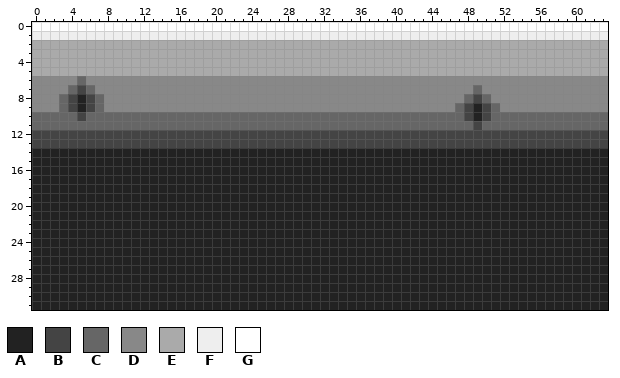
File history of a pixel-art file, sprites/aesprite/ScrollerOutline.ase. The first picture shows the starting point.
64x32 pixels, 1 frame.
Palette (. is transparent): A #222222  B #444444  C #666666  D #888888  E #aaaaaa  F #eeeeee  G #ffffff
Pixels before, first column x 0:
 0 GGGGGGGGGGGGGGGGGGGGGGGGGGGGGGGGGGGGGGGGGGGGGGGGGGGGGGGGGGGGGGGG
 1 FFFFFFFFFFFFFFFFFFFFFFFFFFFFFFFFFFFFFFFFFFFFFFFFFFFFFFFFFFFFFFFF
 2 EEEEEEEEEEEEEEEEEEEEEEEEEEEEEEEEEEEEEEEEEEEEEEEEEEEEEEEEEEEEEEEE
 3 EEEEEEEEEEEEEEEEEEEEEEEEEEEEEEEEEEEEEEEEEEEEEEEEEEEEEEEEEEEEEEEE
 4 EEEEEEEEEEEEEEEEEEEEEEEEEEEEEEEEEEEEEEEEEEEEEEEEEEEEEEEEEEEEEEEE
 5 EEEEEEEEEEEEEEEEEEEEEEEEEEEEEEEEEEEEEEEEEEEEEEEEEEEEEEEEEEEEEEEE
 6 DDDDDCDDDDDDDDDDDDDDDDDDDDDDDDDDDDDDDDDDDDDDDDDDDDDDDDDDDDDDDDDD
 7 DDDDCBCDDDDDDDDDDDDDDDDDDDDDDDDDDDDDDDDDDDDDDDDDDCDDDDDDDDDDDDDD
 8 DDDCBABCDDDDDDDDDDDDDDDDDDDDDDDDDDDDDDDDDDDDDDDDCBCDDDDDDDDDDDDD
 9 DDDCBABCDDDDDDDDDDDDDDDDDDDDDDDDDDDDDDDDDDDDDDDCBABCDDDDDDDDDDDD
10 CCCCCBCCCCCCCCCCCCCCCCCCCCCCCCCCCCCCCCCCCCCCCCCCBABCCCCCCCCCCCCC
11 CCCCCCCCCCCCCCCCCCCCCCCCCCCCCCCCCCCCCCCCCCCCCCCCCBCCCCCCCCCCCCCC
12 BBBBBBBBBBBBBBBBBBBBBBBBBBBBBBBBBBBBBBBBBBBBBBBBBBBBBBBBBBBBBBBB
13 BBBBBBBBBBBBBBBBBBBBBBBBBBBBBBBBBBBBBBBBBBBBBBBBBBBBBBBBBBBBBBBB
14 AAAAAAAAAAAAAAAAAAAAAAAAAAAAAAAAAAAAAAAAAAAAAAAAAAAAAAAAAAAAAAAA
15 AAAAAAAAAAAAAAAAAAAAAAAAAAAAAAAAAAAAAAAAAAAAAAAAAAAAAAAAAAAAAAAA
16 AAAAAAAAAAAAAAAAAAAAAAAAAAAAAAAAAAAAAAAAAAAAAAAAAAAAAAAAAAAAAAAA
17 AAAAAAAAAAAAAAAAAAAAAAAAAAAAAAAAAAAAAAAAAAAAAAAAAAAAAAAAAAAAAAAA
18 AAAAAAAAAAAAAAAAAAAAAAAAAAAAAAAAAAAAAAAAAAAAAAAAAAAAAAAAAAAAAAAA
19 AAAAAAAAAAAAAAAAAAAAAAAAAAAAAAAAAAAAAAAAAAAAAAAAAAAAAAAAAAAAAAAA
20 AAAAAAAAAAAAAAAAAAAAAAAAAAAAAAAAAAAAAAAAAAAAAAAAAAAAAAAAAAAAAAAA
21 AAAAAAAAAAAAAAAAAAAAAAAAAAAAAAAAAAAAAAAAAAAAAAAAAAAAAAAAAAAAAAAA
22 AAAAAAAAAAAAAAAAAAAAAAAAAAAAAAAAAAAAAAAAAAAAAAAAAAAAAAAAAAAAAAAA
23 AAAAAAAAAAAAAAAAAAAAAAAAAAAAAAAAAAAAAAAAAAAAAAAAAAAAAAAAAAAAAAAA
24 AAAAAAAAAAAAAAAAAAAAAAAAAAAAAAAAAAAAAAAAAAAAAAAAAAAAAAAAAAAAAAAA
25 AAAAAAAAAAAAAAAAAAAAAAAAAAAAAAAAAAAAAAAAAAAAAAAAAAAAAAAAAAAAAAAA
26 AAAAAAAAAAAAAAAAAAAAAAAAAAAAAAAAAAAAAAAAAAAAAAAAAAAAAAAAAAAAAAAA
27 AAAAAAAAAAAAAAAAAAAAAAAAAAAAAAAAAAAAAAAAAAAAAAAAAAAAAAAAAAAAAAAA
28 AAAAAAAAAAAAAAAAAAAAAAAAAAAAAAAAAAAAAAAAAAAAAAAAAAAAAAAAAAAAAAAA
29 AAAAAAAAAAAAAAAAAAAAAAAAAAAAAAAAAAAAAAAAAAAAAAAAAAAAAAAAAAAAAAAA
30 AAAAAAAAAAAAAAAAAAAAAAAAAAAAAAAAAAAAAAAAAAAAAAAAAAAAAAAAAAAAAAAA
31 AAAAAAAAAAAAAAAAAAAAAAAAAAAAAAAAAAAAAAAAAAAAAAAAAAAAAAAAAAAAAAAA
New version:
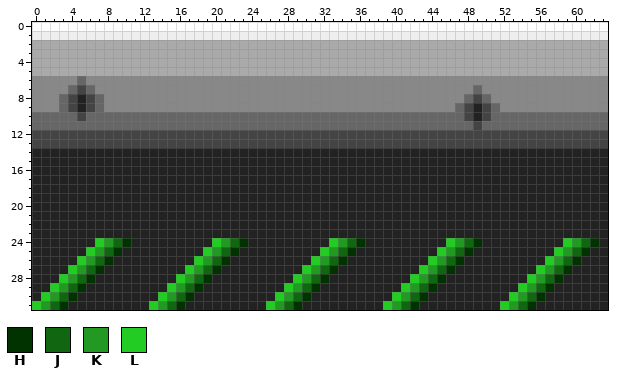
Colours new in this view: H #003300  J #116611  K #229922  L #22cc22
From old to new:
{"y":24,"x":7,"old":"AAAA","new":"LKJH"}
{"y":24,"x":20,"old":"AAAA","new":"LKJH"}
{"y":24,"x":33,"old":"AAAA","new":"LKJH"}
{"y":24,"x":46,"old":"AAAA","new":"LKJH"}
{"y":24,"x":59,"old":"AAAA","new":"LKJH"}
{"y":25,"x":6,"old":"AAAA","new":"LKJH"}
{"y":25,"x":19,"old":"AAAA","new":"LKJH"}
{"y":25,"x":32,"old":"AAAA","new":"LKJH"}
{"y":25,"x":45,"old":"AAAA","new":"LKJH"}
{"y":25,"x":58,"old":"AAAA","new":"LKJH"}
{"y":26,"x":5,"old":"AAAA","new":"LKJH"}
{"y":26,"x":18,"old":"AAAA","new":"LKJH"}
{"y":26,"x":31,"old":"AAAA","new":"LKJH"}
{"y":26,"x":44,"old":"AAAA","new":"LKJH"}
{"y":26,"x":57,"old":"AAAA","new":"LKJH"}
{"y":27,"x":4,"old":"AAAA","new":"LKJH"}
{"y":27,"x":17,"old":"AAAA","new":"LKJH"}
{"y":27,"x":30,"old":"AAAA","new":"LKJH"}
{"y":27,"x":43,"old":"AAAA","new":"LKJH"}
{"y":27,"x":56,"old":"AAAA","new":"LKJH"}
{"y":28,"x":3,"old":"AAAA","new":"LKJH"}
{"y":28,"x":16,"old":"AAAA","new":"LKJH"}
{"y":28,"x":29,"old":"AAAA","new":"LKJH"}
{"y":28,"x":42,"old":"AAAA","new":"LKJH"}
{"y":28,"x":55,"old":"AAAA","new":"LKJH"}
{"y":29,"x":2,"old":"AAAA","new":"LKJH"}
{"y":29,"x":15,"old":"AAAA","new":"LKJH"}
{"y":29,"x":28,"old":"AAAA","new":"LKJH"}
{"y":29,"x":41,"old":"AAAA","new":"LKJH"}
{"y":29,"x":54,"old":"AAAA","new":"LKJH"}
{"y":30,"x":1,"old":"AAAA","new":"LKJH"}
{"y":30,"x":14,"old":"AAAA","new":"LKJH"}
{"y":30,"x":27,"old":"AAAA","new":"LKJH"}
{"y":30,"x":40,"old":"AAAA","new":"LKJH"}
{"y":30,"x":53,"old":"AAAA","new":"LKJH"}
{"y":31,"x":0,"old":"AAAA","new":"LKJH"}
{"y":31,"x":13,"old":"AAAA","new":"LKJH"}
{"y":31,"x":26,"old":"AAAA","new":"LKJH"}
{"y":31,"x":39,"old":"AAAA","new":"LKJH"}
{"y":31,"x":52,"old":"AAAA","new":"LKJH"}
{"label":"changed","picture_box":[32,238,131,310]}
{"label":"changed","picture_box":[149,238,248,310]}
{"label":"changed","picture_box":[266,238,482,310]}
{"label":"changed","picture_box":[500,238,599,310]}
